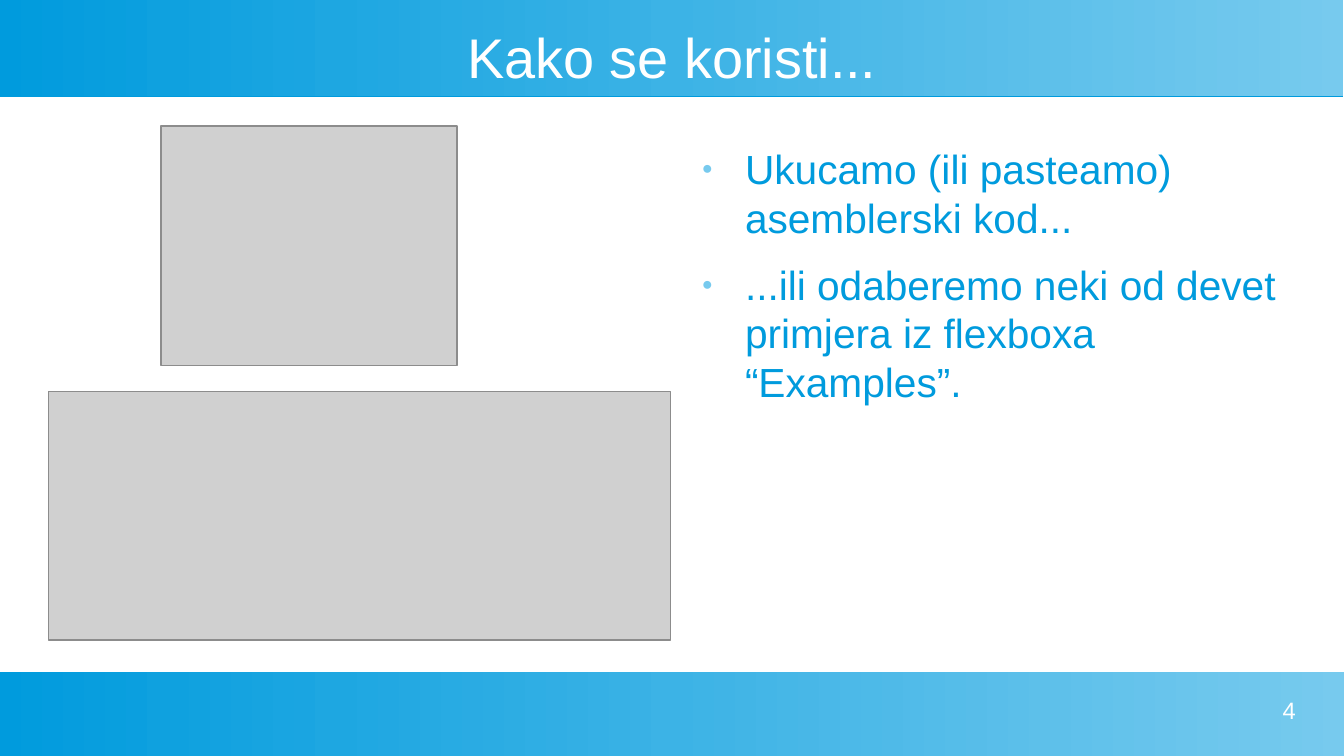
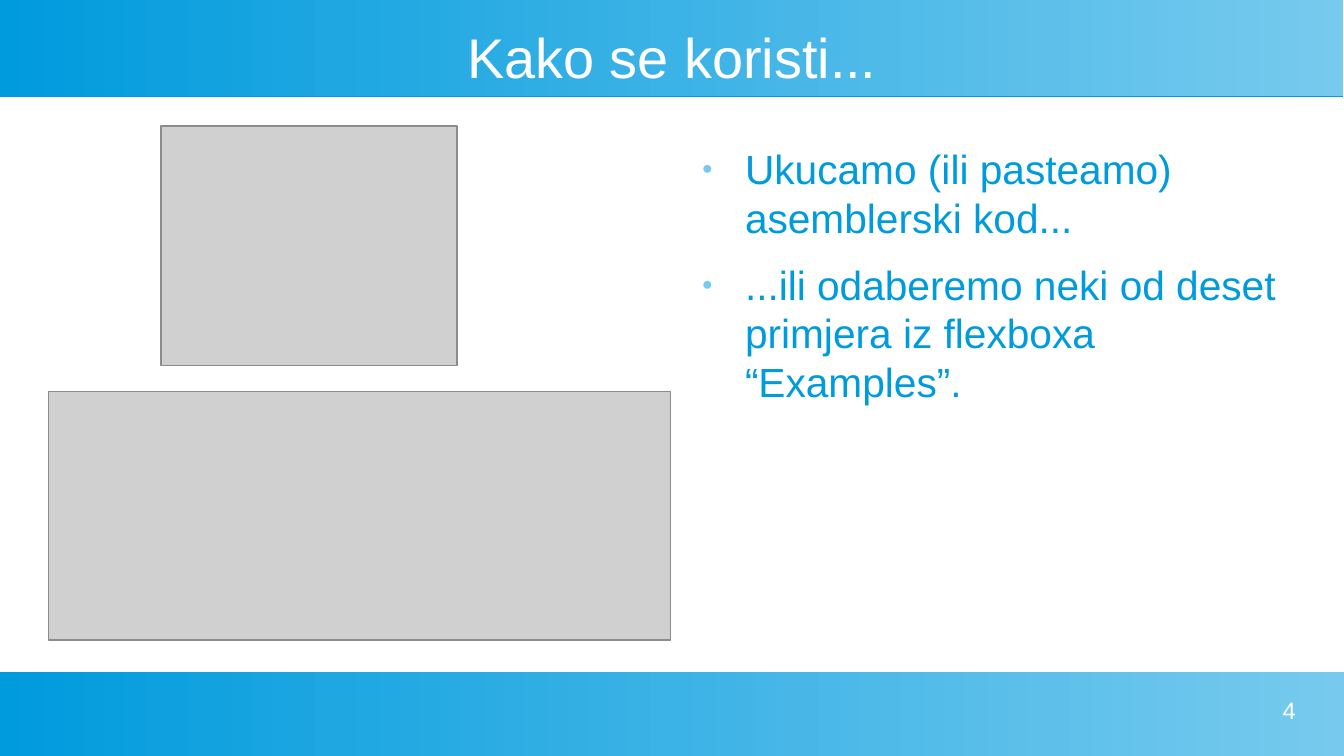
Before and after one commit to FlatAssembler/PicoBlaze_Simulator_in_JS, a slide deck: slide 4 of seminar/PicoBlaze.odp. Drawn at 1344x756 pixels with LibreOffice and Linux fonts; fonts in the diff are those of the drawing; grey boxes stand for pictures. Boxes give left, top, right and bottom in pixels: in the first picture for what was removed or moved away, otherwise in the second. Text is boxed around its words. In the diff, an @@ line names an element or a change of style, - is before the commit and + after.

```diff
--- a/seminar/PicoBlaze.odp
+++ b/seminar/PicoBlaze.odp
@@ text at (745,270,1275,405): text changed @@
-● ...ili odaberemo neki od devet primjera iz flexboxa “Examples”.
+● ...ili odaberemo neki od deset primjera iz flexboxa “Examples”.
```
Also in this commit, not shown: 1 slide added, 1 other file.
